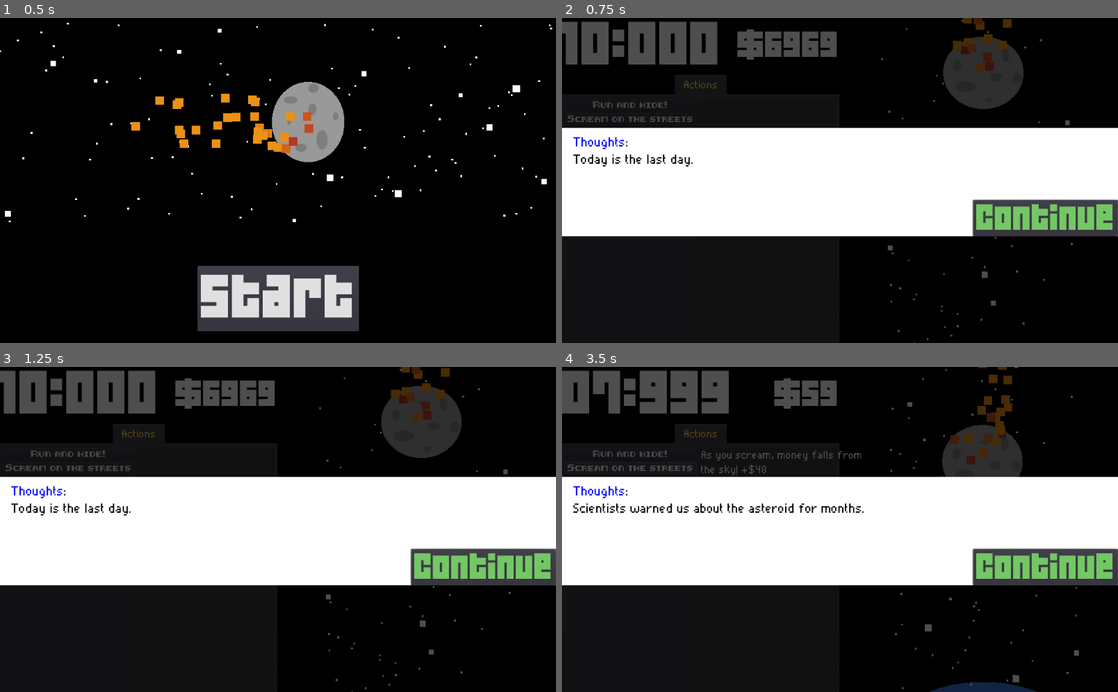
Above: before the commit, frames 1-4 (two rows, left to right).
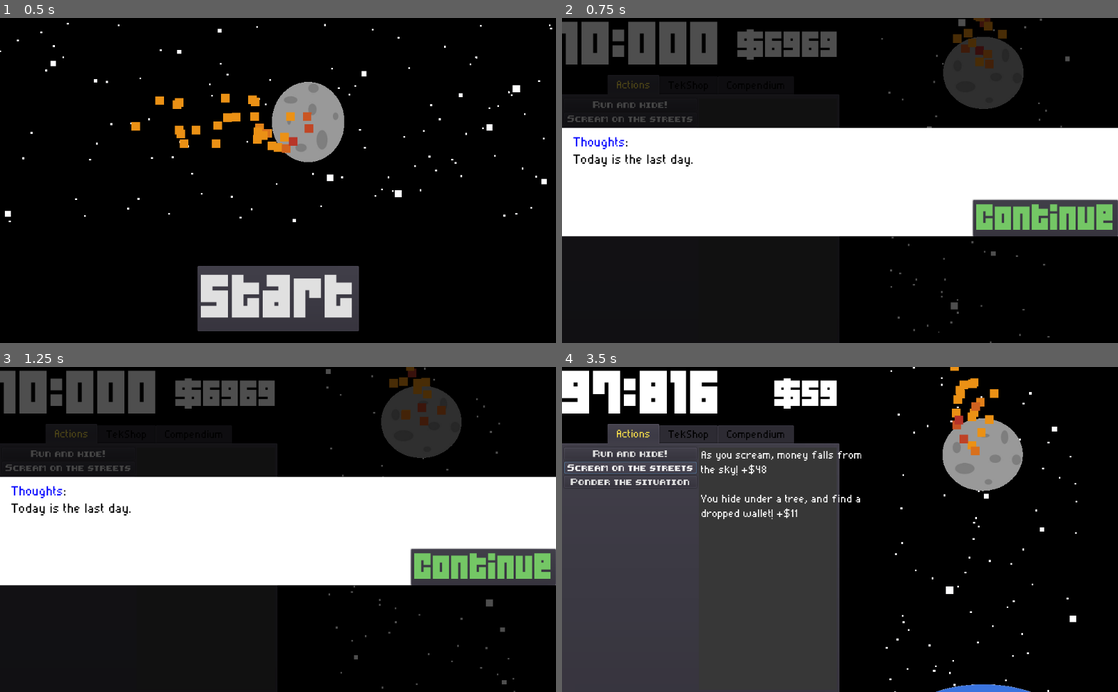
Above: after the commit, the same moments.

Repository: AngelOnFira/ludum-50
Game: Godot game, scene res://Scenes/Menu.tscn
Same seed, same stepped clock (60 frames per second), same inputs: the game is played once before the commit and once after it.
Inputs:
- Up to frame 1 (0.5 s): no input
- Up to frame 2 (0.75 s): click "Start" at 0.5 s
- Up to frame 3 (1.25 s): no input
- Up to frame 4 (3.5 s): click "Continue" at 1.25 s; click "Run and hide!" at 2 s; click "Scream on the streets" at 2.75 s

Frame 1 is identical in both runs. In frame 2, 1.1% of the frame differs, in the area x 8-92%, y 0-100%; in frame 3, 1.3%; in frame 4, 64%, in the area x 0-100%, y 0-100%.

Commit message:
Fixing world end

Diff:
--- a/Scenes/Asteroid.tscn
+++ b/Scenes/Asteroid.tscn
@@ -10,7 +10,7 @@
 
 [sub_resource type="Animation" id=8]
 resource_name = "MoveAsteroid"
-length = 10.0
+length = 11.0
 loop = true
 tracks/0/type = "value"
 tracks/0/path = NodePath(".:position")
@@ -123,5 +123,6 @@
 color_ramp = SubResource( 5 )
 
 [node name="AsteroidAnimation" type="AnimationPlayer" parent="Asteroid"]
+pause_mode = 1
 anims/MoveAsteroid = SubResource( 8 )
 anims/RESET = SubResource( 9 )
--- a/Scenes/Main.tscn
+++ b/Scenes/Main.tscn
@@ -14,7 +14,6 @@
 
 [sub_resource type="Animation" id=10]
 resource_name = "IncreaseTime"
-loop = true
 tracks/0/type = "bezier"
 tracks/0/path = NodePath(".:modulate:r")
 tracks/0/interp = 1
@@ -101,7 +100,6 @@
 
 [sub_resource type="Animation" id=12]
 resource_name = "DecreaseMoney"
-loop = true
 tracks/0/type = "value"
 tracks/0/path = NodePath(".:modulate")
 tracks/0/interp = 1
@@ -132,7 +130,7 @@
 
 [sub_resource type="Animation" id=16]
 resource_name = "EndWorld"
-loop = true
+length = 1.1
 tracks/0/type = "bezier"
 tracks/0/path = NodePath(".:color:r")
 tracks/0/interp = 1
@@ -433,8 +431,31 @@
 text = "asdfasd"
 
 [node name="RightSide" parent="MainScreenDivision" instance=ExtResource( 2 )]
+pause_mode = 2
+
+[node name="Story" type="Control" parent="."]
+margin_right = 40.0
+margin_bottom = 40.0
+mouse_filter = 2
+
+[node name="Intro" type="Control" parent="Story"]
+margin_right = 40.0
+margin_bottom = 40.0
+script = ExtResource( 14 )
+
+[node name="GameCover" type="ColorRect" parent="."]
+pause_mode = 2
+anchor_right = 1.0
+anchor_bottom = 1.0
+mouse_filter = 2
+color = Color( 1, 1, 1, 0 )
+
+[node name="GameCoverAnimation" type="AnimationPlayer" parent="GameCover"]
+anims/EndWorld = SubResource( 16 )
+anims/RESET = SubResource( 17 )
 
 [node name="GreyOutScreen" type="ColorRect" parent="."]
+pause_mode = 2
 visible = false
 anchor_right = 1.0
 anchor_bottom = 1.0
@@ -478,26 +499,6 @@
 custom_fonts/font = ExtResource( 10 )
 text = "Continue"
 
-[node name="Story" type="Control" parent="."]
-margin_right = 40.0
-margin_bottom = 40.0
-mouse_filter = 2
-
-[node name="Intro" type="Control" parent="Story"]
-margin_right = 40.0
-margin_bottom = 40.0
-script = ExtResource( 14 )
-
-[node name="GameCover" type="ColorRect" parent="."]
-anchor_right = 1.0
-anchor_bottom = 1.0
-mouse_filter = 2
-color = Color( 1, 1, 1, 0 )
-
-[node name="GameCoverAnimation" type="AnimationPlayer" parent="GameCover"]
-anims/EndWorld = SubResource( 16 )
-anims/RESET = SubResource( 17 )
-
 [connection signal="pressed" from="MainScreenDivision/LeftSide/LeftSidePanel/TabContainer/Actions/HBoxContainer/LeftPanel/Hide1" to="MainScreenDivision/LeftSide/LeftSidePanel/TabContainer/Actions" method="_on_Hide_pressed" binds= [ 1 ]]
 [connection signal="pressed" from="MainScreenDivision/LeftSide/LeftSidePanel/TabContainer/Actions/HBoxContainer/LeftPanel/Hide2" to="MainScreenDivision/LeftSide/LeftSidePanel/TabContainer/Actions" method="_on_Hide_pressed" binds= [ 2 ]]
 [connection signal="pressed" from="MainScreenDivision/LeftSide/LeftSidePanel/TabContainer/Actions/HBoxContainer/LeftPanel/Hide3" to="MainScreenDivision/LeftSide/LeftSidePanel/TabContainer/Actions" method="_on_Hide_pressed" binds= [ 3 ]]
--- a/Scripts/Blackboard.gd
+++ b/Scripts/Blackboard.gd
@@ -4,10 +4,10 @@
 var money: int = 0
 
 # Story values
-var seconds_per_life: float = 10.0
+var seconds_per_life: float = 100.0
 var laptop_price = 1000
 
-var debug = false
+var debug = true
 
 # Time variables
 var timer = 1000 * seconds_per_life
--- a/Scripts/Main.gd
+++ b/Scripts/Main.gd
@@ -34,6 +34,9 @@
 	0, # Laptop updates
 ]
 
+# Track if we need to reset the world after a continue
+var world_just_ended = false
+
 onready var tab_container = $MainScreenDivision/LeftSide/LeftSidePanel/TabContainer
 
 # Animations
@@ -50,8 +53,9 @@
 	story_label.text = story[0]
 
 	# Hide any tabs except the first
-	for i in range(1, tab_container.get_child_count()):
-		tab_container.set_tab_hidden(i, true)
+	if not blackboard.debug:
+		for i in range(1, tab_container.get_child_count()):
+			tab_container.set_tab_hidden(i, true)
 
 	# Attach signals
 	blackboard.connect("show_tab", self, "show_tab")
@@ -69,6 +73,10 @@
 
 # Called every frame. 'delta' is the elapsed time since the previous frame.
 func _process(delta):
+	# If the world just ended, don't process
+	if world_just_ended:
+		return
+
 	var gain = 0
 
 	var laptop_per_second_per_level = 0.5
@@ -83,28 +91,37 @@
 	change_time(delta)
 
 	# If time runs out, reset the timer to 10 seconds
-	if blackboard.timer <= 0:
+	if blackboard.timer <= 0 and not world_just_ended:
+		# Queue world ended
+		world_just_ended = true
+		print("bb")
+		get_tree().paused = true
+
+		blackboard.timer = 0
+		timer_node.text = "00:000"
 
 		# Play the white screen animation
 		$GameCover/GameCoverAnimation.play("EndWorld")
 
-		# Run the reset function in blackboard
-		blackboard.reset_game()
-
-		# If there are story elements in the queue, show them first
-		if len(story_queue) > 0:
-			var story_element = story_queue.pop_front()
-			blackboard.emit_signal("show_story", "???", story_element)
-
-		# Otherwise, just show the next story element
-		elif blackboard.tutorial:
-			# Show story if there is anything new
-			blackboard.emit_signal("show_story", "???", story[story_index])
-
-			if story_index < len(story) - 1:
-				story_index += 1
-
-		timer_node.text = "00:000"
+		# Wait for the animation to finish
+		yield($GameCover/GameCoverAnimation, "animation_finished")
+
+		world_ended()
+
+
+func world_ended():
+	# If there are story elements in the queue, show them first
+	if len(story_queue) > 0:
+		var story_element = story_queue.pop_front()
+		blackboard.emit_signal("show_story", "???", story_element)
+
+	# Otherwise, just show the next story element
+	elif blackboard.tutorial:
+		# Show story if there is anything new
+		blackboard.emit_signal("show_story", "???", story[story_index])
+
+		if story_index < len(story) - 1:
+			story_index += 1
 
 # Make the calculations of how the timer should change
 func change_time(delta):
@@ -130,6 +147,14 @@
 
 	timer_node.text = time_left
 
+
+	# Change the asteroid animation based on the time
+	var progress = 10 - (blackboard.timer / 100 / blackboard.seconds_per_life)
+	print(blackboard.timer)
+	print(blackboard.seconds_per_life)
+	print(progress)
+	asteroid_animation_player.seek(progress, true)
+
 func _on_Button_pressed():
 	levels[0] += 1
 
@@ -138,10 +163,23 @@
 	# Hide the panel
 	$GreyOutScreen.visible = false
 
+
+	timer_node.text = "10:000"
+
+	# If the world just ended
+	if world_just_ended:
+		$GameCover/GameCoverAnimation.play_backwards("EndWorld")
+
+		yield($GameCover/GameCoverAnimation, "animation_finished")
+
+		# Run the reset function in blackboard
+		blackboard.reset_game()
+
+		world_just_ended = false
+
 	# Start the game again
 	get_tree().paused = false
 
-	timer_node.text = "10:000"
 
 
 
@@ -180,3 +218,4 @@
 
 func reset_timeline_animations():
 	asteroid_animation_player.play("MoveAsteroid", -1, 1.0, false)
+	asteroid_animation_player.seek(0.0, true)
